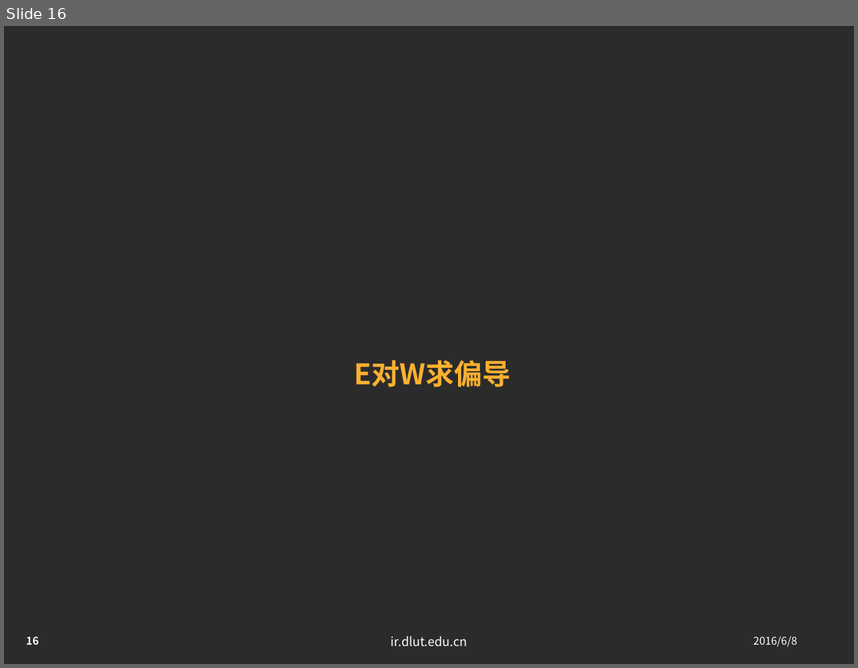
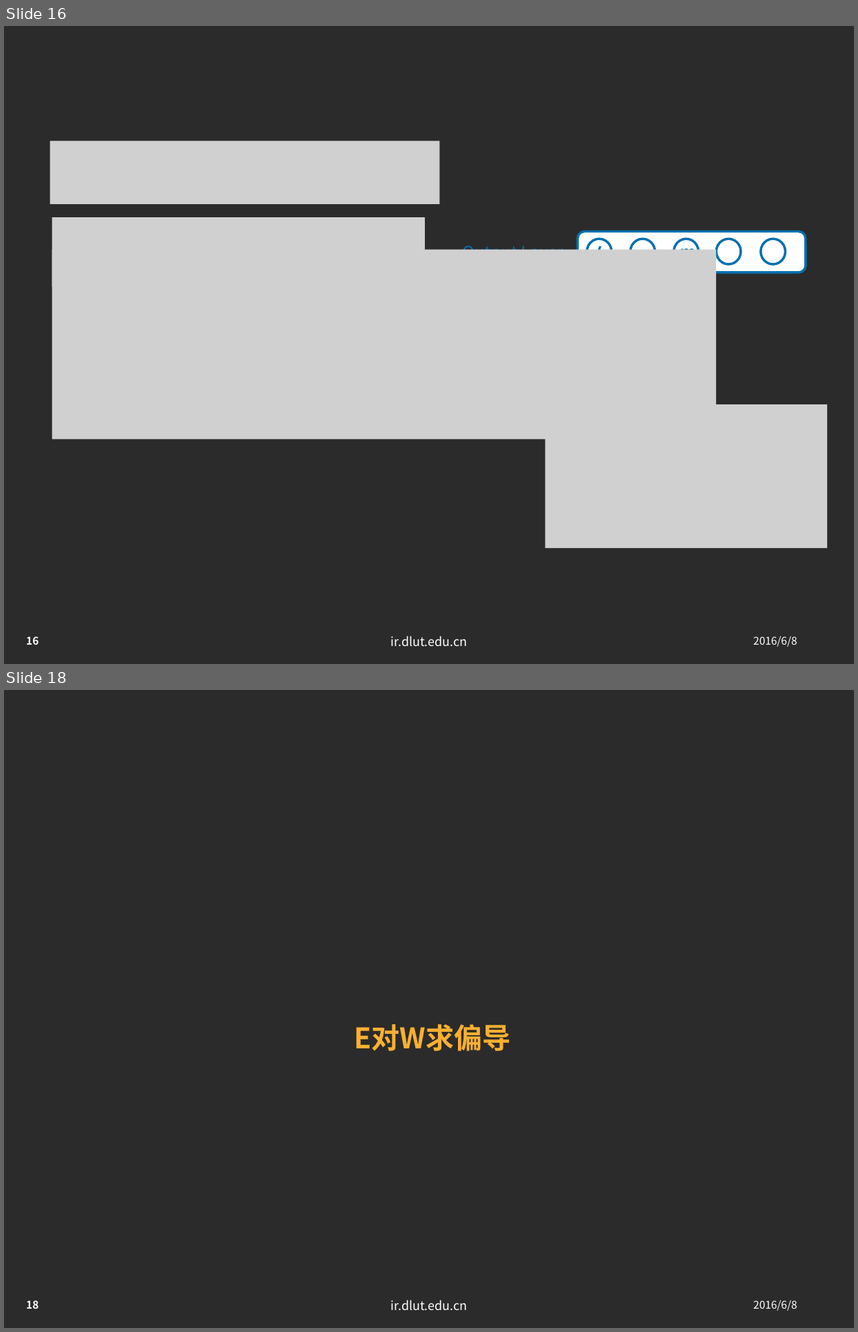
Before and after one commit to jxwb088047/RNN_BPTT_report, a slide deck: 林广和研一下学术ppt-2016-06-06.pptx. Shown one above the other, each under a label of ours: slide 16 before the commit, slides 16 and 18 after it; the slides between them are not shown. The pictures are 858x668 and 858x1332 pixels, drawn with LibreOffice and Linux fonts; fonts in the diff are those of the drawing; grey boxes stand for pictures; background and template pictures are left out; a plain dark background stands for a picture behind light text. Boxes give left, top, right and bottom in pixels: in the first picture for what was removed or moved away, otherwise in the second. Text is boxed around its words. In the diff, an @@ line names an element or a change of style, - is before the commit and + after.

```diff
--- a/林广和研一下学术ppt-2016-06-06.pptx
+++ b/林广和研一下学术ppt-2016-06-06.pptx
@@ slide 16 added at (4,26,854,664), background picture (left out); not listed: 3 template elements that a slide beside it also shows @@
@@ picture added at (50,141,439,203) @@
@@ picture added at (52,217,426,287) @@
@@ rounded rectangle added at (578,232,806,272), fill #FFFFFF, outline #0070AF 2 pt @@
@@ picture added at (52,250,716,439) @@
@@ text added at (462,241,564,250), 14 pt, text #0070AF @@
+Output Layer
@@ ellipse added at (587,239,612,264), fill #FFFFFF, outline #0070AF 2 pt @@
@@ text added at (594,241,604,250), 14 pt, text #0070AF, bold, italic @@
+k
@@ ellipse added at (631,239,655,264), fill #FFFFFF, outline #0070AF 2 pt @@
@@ ellipse added at (674,239,699,264), fill #FFFFFF, outline #0070AF 2 pt @@
@@ text added at (677,240,693,250), 14 pt, text #0070AF, bold, italic @@
+m
@@ ellipse added at (716,239,741,264), fill #FFFFFF, outline #0070AF 2 pt @@
@@ ellipse added at (760,239,785,264), fill #FFFFFF, outline #0070AF 2 pt @@
@@ picture added at (546,404,828,548) @@
@@ what was slide 16 is now slide 18 @@
```
Also in this commit, not shown: 9 slides changed, 1 other slide added.
